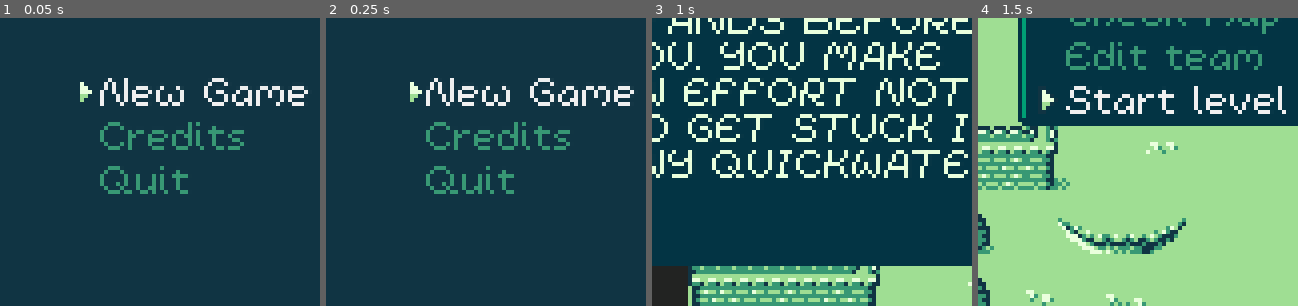
Above: before the commit, frames 1-4 (left to right).
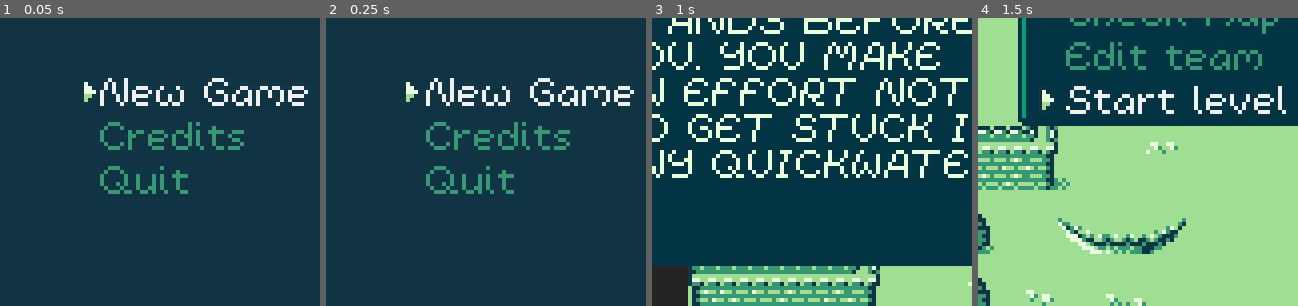
Above: after the commit, the same moments.

Repository: kevinlights/titan_tactics
Game: Godot game, scene res://scenes/landing.tscn
Two runs of this game, one before a commit and one after it. Both use one fixed random seed, a clock stepped at 60 frames per second and the inputs below.
Inputs (mouse positions are % of the whole screen's width and height, from its top left):
- Up to frame 1 (0.05 s): no input
- Up to frame 2 (0.25 s): no input
- Up to frame 3 (1 s): click "New Game" at 0.5 s
- Up to frame 4 (1.5 s): tap Enter (ui_accept) at 1.25, 1.35 s; move the mouse to (72, 45) at 1.27 s; hold Right (ui_right) from 1.28 s (still down)
The pictures show only the part of the screen within x 19-69%, y 50-100%; the shares and areas given below are measured in that part.

The runs differ from the first frame. In frame 1, 0.2% of the frame differs, in the area x 25-30%, y 22-30%; in frame 2, 0.2%; in frame 3, nothing differs; in frame 4, nothing differs.

Commit message:
spawner fix

Diff:
--- a/scenes/gui.tscn
+++ b/scenes/gui.tscn
@@ -29,6 +29,7 @@
 [ext_resource path="res://scenes/levelnotclear.gd" type="Script" id=27]
 [ext_resource path="res://mockups/defeatmockup.png" type="Texture" id=28]
 [ext_resource path="res://scripts/dialogue_body.gd" type="Script" id=29]
+[ext_resource path="res://scripts/gui/dialogue.gd" type="Script" id=30]
 [ext_resource path="res://sfx/UI/select.wav" type="AudioStream" id=31]
 [ext_resource path="res://sfx/UI/char_select1.wav" type="AudioStream" id=32]
 [ext_resource path="res://sfx/UI/char_select2.wav" type="AudioStream" id=33]
@@ -840,6 +841,7 @@
 [node name="arrow" type="AnimatedSprite" parent="weaponswap"]
 position = Vector2( 32, 32 )
 frames = SubResource( 15 )
+frame = 1
 playing = true
 
 [node name="characterselect" type="Control" parent="."]
@@ -945,7 +947,6 @@
 position = Vector2( 11, 55 )
 frames = SubResource( 22 )
 animation = "fighter"
-frame = 1
 playing = true
 
 [node name="win" type="Control" parent="."]
@@ -1174,6 +1175,7 @@
 margin_right = 40.0
 margin_bottom = 40.0
 theme = ExtResource( 22 )
+script = ExtResource( 30 )
 __meta__ = {
 "_edit_use_anchors_": false
 }
@@ -1223,6 +1225,7 @@
 [node name="focus" type="AnimatedSprite" parent="dialogue/background/options/trigger_1"]
 visible = false
 frames = SubResource( 25 )
+frame = 1
 playing = true
 centered = false
 offset = Vector2( -2, 2 )
@@ -1241,6 +1244,7 @@
 [node name="focus" type="AnimatedSprite" parent="dialogue/background/options/trigger_2"]
 visible = false
 frames = SubResource( 25 )
+frame = 1
 playing = true
 centered = false
 offset = Vector2( -2, 2 )
--- a/scenes/healthbar.tscn
+++ b/scenes/healthbar.tscn
@@ -8,11 +8,9 @@
 script = ExtResource( 1 )
 
 [node name="frame" type="ColorRect" parent="."]
-margin_left = 1.0
-margin_top = 1.0
-margin_right = 15.0
-margin_bottom = 3.0
-color = Color( 0, 0, 0, 1 )
+margin_right = 16.0
+margin_bottom = 4.0
+color = Color( 0.0627451, 0.203922, 0.262745, 1 )
 __meta__ = {
 "_edit_use_anchors_": false
 }
@@ -22,7 +20,7 @@
 margin_top = 1.0
 margin_right = 15.0
 margin_bottom = 3.0
-color = Color( 1, 0, 0.301961, 1 )
+color = Color( 0.917647, 1, 0.866667, 1 )
 __meta__ = {
 "_edit_use_anchors_": false
 }
--- a/scenes/landing.tscn
+++ b/scenes/landing.tscn
@@ -100,7 +100,6 @@
 [node name="focus" type="AnimatedSprite" parent="menu/margin/vbox/continue"]
 visible = false
 frames = SubResource( 4 )
-frame = 1
 playing = true
 centered = false
 offset = Vector2( -1, 2 )
@@ -120,6 +119,7 @@
 [node name="focus" type="AnimatedSprite" parent="menu/margin/vbox/new_game"]
 visible = false
 frames = SubResource( 4 )
+frame = 1
 playing = true
 centered = false
 offset = Vector2( -1, 2 )
@@ -140,7 +140,6 @@
 [node name="focus" type="AnimatedSprite" parent="menu/margin/vbox/credits"]
 visible = false
 frames = SubResource( 4 )
-frame = 1
 playing = true
 centered = false
 offset = Vector2( -1, 2 )
@@ -159,7 +158,6 @@
 [node name="focus" type="AnimatedSprite" parent="menu/margin/vbox/quit"]
 visible = false
 frames = SubResource( 4 )
-frame = 1
 playing = true
 centered = false
 offset = Vector2( -1, 2 )
--- a/scenes/levels/level_1.tscn
+++ b/scenes/levels/level_1.tscn
@@ -24,19 +24,19 @@
 
 [sub_resource type="Resource" id=2]
 script = ExtResource( 6 )
-character_class = 2
-equipment_slot = 0
+character_class = 1
+equipment_slot = 1
 level = 1
-name = "minor staff"
+name = "minor bow"
 attack = 0
 attack_range = 0
-defense = 0
+defense = 1.0
 heal = 0
 
 [sub_resource type="Resource" id=3]
 script = ExtResource( 5 )
 character_class = 1
-name = ""
+name = "Pino"
 level = 1
 hp = 12
 max_hp = 12
@@ -68,6 +68,58 @@
 equipment_slot = 0
 level = 2
 
+[sub_resource type="Resource" id=7]
+script = ExtResource( 6 )
+character_class = 1
+equipment_slot = 0
+level = 1
+name = "minor bow"
+attack = 1.0
+attack_range = 1.0
+defense = 0
+heal = 0
+
+[sub_resource type="Resource" id=8]
+script = ExtResource( 6 )
+character_class = 1
+equipment_slot = 1
+level = 1
+name = "minor bow"
+attack = 0
+attack_range = 0
+defense = 1.0
+heal = 0
+
+[sub_resource type="Resource" id=9]
+script = ExtResource( 5 )
+character_class = 1
+name = "Petr"
+level = 1
+hp = 13.0
+max_hp = 13.0
+atk = 4
+def = 1
+atk_range = 5
+mov_range = 6
+item_atk = SubResource( 7 )
+item_def = SubResource( 8 )
+
+[sub_resource type="Resource" id=10]
+script = ExtResource( 10 )
+trigger = 0
+trigger_text = ""
+text = ""
+branches = [  ]
+result = 0
+
+[sub_resource type="Resource" id=11]
+script = ExtResource( 10 )
+trigger = 0
+trigger_text = ""
+text = ""
+branches = [  ]
+result = 0
+
 [node name="level" type="Node2D"]
 __meta__ = {
 "_editor_description_": "A LUSH FOREST
@@ -93,19 +145,19 @@
 dialogue = SubResource( 4 )
 recruit_dialogue = SubResource( 5 )
 
-[node name="CharacterSpawner2" type="Sprite" parent="map"]
-position = Vector2( 136, 184 )
-texture = ExtResource( 4 )
-script = ExtResource( 3 )
-stats = SubResource( 3 )
-dialogue = SubResource( 4 )
-recruit_dialogue = SubResource( 5 )
-
 [node name="ChestSpawner" type="Sprite" parent="map"]
 position = Vector2( 184, 184 )
 texture = ExtResource( 7 )
 script = ExtResource( 9 )
 item_spawner = SubResource( 6 )
+
+[node name="CharacterSpawner2" type="Sprite" parent="map"]
+position = Vector2( 134.791, 181.753 )
+texture = ExtResource( 4 )
+script = ExtResource( 3 )
+stats = SubResource( 9 )
+dialogue = SubResource( 10 )
+recruit_dialogue = SubResource( 11 )
 
 [node name="navigation" type="Navigation2D" parent="."]
 position = Vector2( 65.502, 42.1491 )
--- a/scenes/levels/level_meta_tileset.tres
+++ b/scenes/levels/level_meta_tileset.tres
@@ -35,10 +35,6 @@
 0/tile_mode = 0
 0/occluder_offset = Vector2( 0, 0 )
 0/navigation_offset = Vector2( 0, 0 )
-0/shape_offset = Vector2( 0, 0 )
-0/shape_transform = Transform2D( 1, 0, 0, 1, 0, 0 )
-0/shape_one_way = false
-0/shape_one_way_margin = 0.0
 0/shapes = [  ]
 0/z_index = 0
 1/name = "cover"
@@ -49,10 +45,6 @@
 1/tile_mode = 0
 1/occluder_offset = Vector2( 0, 0 )
 1/navigation_offset = Vector2( 0, 0 )
-1/shape_offset = Vector2( 0, 0 )
-1/shape_transform = Transform2D( 1, 0, 0, 1, 0, 0 )
-1/shape_one_way = false
-1/shape_one_way_margin = 0.0
 1/shapes = [  ]
 1/z_index = 0
 2/name = "player spawn"
@@ -64,10 +56,6 @@
 2/occluder_offset = Vector2( 0, 0 )
 2/navigation_offset = Vector2( 0, 0 )
 2/navigation = SubResource( 1 )
-2/shape_offset = Vector2( 0, 0 )
-2/shape_transform = Transform2D( 1, 0, 0, 1, 0, 0 )
-2/shape_one_way = false
-2/shape_one_way_margin = 0.0
 2/shapes = [  ]
 2/z_index = 0
 3/name = "enemy spawn"
@@ -79,10 +67,6 @@
 3/occluder_offset = Vector2( 0, 0 )
 3/navigation_offset = Vector2( 0, 0 )
 3/navigation = SubResource( 2 )
-3/shape_offset = Vector2( 0, 0 )
-3/shape_transform = Transform2D( 1, 0, 0, 1, 0, 0 )
-3/shape_one_way = false
-3/shape_one_way_margin = 0.0
 3/shapes = [  ]
 3/z_index = 0
 4/name = "enemy spawn"
@@ -94,10 +78,6 @@
 4/occluder_offset = Vector2( 0, 0 )
 4/navigation_offset = Vector2( 0, 0 )
 4/navigation = SubResource( 3 )
-4/shape_offset = Vector2( 0, 0 )
-4/shape_transform = Transform2D( 1, 0, 0, 1, 0, 0 )
-4/shape_one_way = false
-4/shape_one_way_margin = 0.0
 4/shapes = [  ]
 4/z_index = 0
 5/name = "enemy spawn"
@@ -109,10 +89,6 @@
 5/occluder_offset = Vector2( 0, 0 )
 5/navigation_offset = Vector2( 0, 0 )
 5/navigation = SubResource( 4 )
-5/shape_offset = Vector2( 0, 0 )
-5/shape_transform = Transform2D( 1, 0, 0, 1, 0, 0 )
-5/shape_one_way = false
-5/shape_one_way_margin = 0.0
 5/shapes = [  ]
 5/z_index = 0
 6/name = "destructible"
@@ -123,10 +99,6 @@
 6/tile_mode = 0
 6/occluder_offset = Vector2( 0, 0 )
 6/navigation_offset = Vector2( 0, 0 )
-6/shape_offset = Vector2( 0, 0 )
-6/shape_transform = Transform2D( 1, 0, 0, 1, 0, 0 )
-6/shape_one_way = false
-6/shape_one_way_margin = 0.0
 6/shapes = [  ]
 6/z_index = 0
 7/name = "passable"
@@ -138,10 +110,6 @@
 7/occluder_offset = Vector2( 0, 0 )
 7/navigation_offset = Vector2( 0, 0 )
 7/navigation = SubResource( 5 )
-7/shape_offset = Vector2( 0, 0 )
-7/shape_transform = Transform2D( 1, 0, 0, 1, 0, 0 )
-7/shape_one_way = false
-7/shape_one_way_margin = 0.0
 7/shapes = [  ]
 7/z_index = 0
 8/name = "chest"
@@ -153,9 +121,5 @@
 8/occluder_offset = Vector2( 0, 0 )
 8/navigation_offset = Vector2( 0, 0 )
 8/navigation = SubResource( 6 )
-8/shape_offset = Vector2( 0, 0 )
-8/shape_transform = Transform2D( 1, 0, 0, 1, 0, 0 )
-8/shape_one_way = false
-8/shape_one_way_margin = 0.0
 8/shapes = [  ]
 8/z_index = 0
--- a/scenes/world.tscn
+++ b/scenes/world.tscn
@@ -22,19 +22,19 @@
 
 [sub_resource type="AtlasTexture" id=3]
 atlas = ExtResource( 3 )
-region = Rect2( 40, 0, 20, 20 )
+region = Rect2( 80, 0, 20, 20 )
 
 [sub_resource type="AtlasTexture" id=4]
 atlas = ExtResource( 3 )
-region = Rect2( 40, 20, 20, 20 )
+region = Rect2( 80, 20, 20, 20 )
 
 [sub_resource type="AtlasTexture" id=5]
 atlas = ExtResource( 3 )
-region = Rect2( 80, 0, 20, 20 )
+region = Rect2( 40, 0, 20, 20 )
 
 [sub_resource type="AtlasTexture" id=6]
 atlas = ExtResource( 3 )
-region = Rect2( 80, 20, 20, 20 )
+region = Rect2( 40, 20, 20, 20 )
 
 [sub_resource type="AtlasTexture" id=7]
 atlas = ExtResource( 3 )
@@ -61,12 +61,12 @@
 }, {
 "frames": [ SubResource( 3 ), SubResource( 4 ) ],
 "loop": true,
-"name": "attack",
+"name": "heal",
 "speed": 5.0
 }, {
 "frames": [ SubResource( 5 ), SubResource( 6 ) ],
 "loop": true,
-"name": "heal",
+"name": "attack",
 "speed": 5.0
 }, {
 "frames": [ SubResource( 7 ), SubResource( 8 ) ],
@@ -88,7 +88,7 @@
 [node name="path_preview" type="Node2D" parent="."]
 position = Vector2( 8, 8 )
 script = ExtResource( 11 )
-good_color = Color( 0.623529, 0.870588, 0.576471, 1 )
+good_color = Color( 0.917647, 1, 0.866667, 1 )
 bad_color = Color( 0.0627451, 0.203922, 0.262745, 1 )
 
 [node name="path" type="Line2D" parent="path_preview"]
--- a/scripts/character_controller.gd
+++ b/scripts/character_controller.gd
@@ -24,6 +24,7 @@
 
 var dialogue
 var recruit_dialogue
+var dialogue_used = false
 
 var movement = {
 	"start_position": Vector2(0, 0),
@@ -60,7 +61,8 @@
 	if character.hp <= 0:
 		die()
 	else:
-		if dialogue and dialogue.trigger == Dialogue.TRIGGER.ATTACK:
+		if dialogue and dialogue.trigger == Dialogue.TRIGGER.ATTACK and not dialogue_used:
+			dialogue_used = true
 			print(dialogue.text)
 			emit_signal("dialogue", dialogue)
 #			gui.dialogue(dialogue)
@@ -160,7 +162,7 @@
 	emit_signal("idle")
 
 func move(target_path:PoolVector2Array):
-	if movement.moving:
+	if movement.moving or target_path.size() == 0:
 		return
 	path = target_path
 	movement.start_time = OS.get_ticks_msec()
@@ -265,8 +267,8 @@
 	healthbar.position.x = 0
 	healthbar.position.y = -5
 	healthbar.set_value(character.hp, character.max_hp)
-	if control == Game.CONTROL.PLAYER:
-		healthbar.get_node("level").color = Color(0.023529, 0.352941, 0.709804)
+#	if control == Game.CONTROL.PLAYER:
+#		healthbar.get_node("level").color = Color(0.023529, 0.352941, 0.709804)
 	healthbar.hide()
 	add_child(healthbar)
 
--- a/scripts/dialogue_body.gd
+++ b/scripts/dialogue_body.gd
@@ -1,10 +1,20 @@
 extends Label
 
-func _ready():
-	var dialogue_height = 6 + 10 * get_visible_line_count()
-	get_parent().rect_size.y = dialogue_height
-	get_parent().rect_position.y = 144 - dialogue_height
-
-func set_text(body):
-	text = body
-	call_deferred("_ready")
+#var content
+#
+#func _ready():
+#	var dialogue_height = 6 + 10 * get_visible_line_count()
+#	get_parent().rect_size.y = dialogue_height
+#	get_parent().rect_position.y = 144 - dialogue_height
+#
+#func set_text(body):
+#	text = body.text
+#	content = body
+#	call_deferred("_ready")
+#
+#func _input(event):
+#	if not get_parent().get_parent().visible:
+#		return
+#	if event.is_action("ui_accept") && !event.is_echo() && event.is_pressed():
+#		content.complete()
+##		gui.team_confirm()
--- a/scripts/gui.gd
+++ b/scripts/gui.gd
@@ -60,7 +60,7 @@
 	$sfx/denied.play()
 
 func stats(friendly, enemy):
-	if $healthpage.visible:
+	if $healthpage.visible or modal:
 		return
 	$stats.set_entities(friendly, enemy)
 	$stats.show()
@@ -71,10 +71,11 @@
 	$weaponswap.show()
 
 func health(friendly, enemy):
-	print(enemy.character.hp)
-	print(enemy.character.max_hp)
-	$healthpage.set_entities(friendly.character, enemy.character)
-	$healthpage.show()
+	if !modal:
+		print(enemy.character.hp)
+		print(enemy.character.max_hp)
+		$healthpage.set_entities(friendly.character, enemy.character)
+		$healthpage.show()
 
 func team_confirm():
 	active = true
@@ -112,7 +113,8 @@
 			dialog.hide()
 
 func dialogue(content):
+	back()
+	modal = true
 	active = true
-
-	$dialogue/background/body.set_text(content.text)
+	$dialogue.set_text(content)
 	$dialogue.show()
--- /dev/null
+++ b/scripts/gui/dialogue.gd
@@ -0,0 +1,19 @@
+extends Control
+
+var content
+
+func _ready():
+	var dialogue_height = 6 + 10 * $background/body.get_visible_line_count()
+	$background.rect_size.y = dialogue_height
+	$background.rect_position.y = 144 - dialogue_height
+
+func set_text(body):
+	$background/body.text = body.text
+	content = body
+	call_deferred("_ready")
+
+func _input(event):
+	if not visible:
+		return
+	if event.is_action("ui_accept") && !event.is_echo() && event.is_pressed():
+		content.complete()
--- a/scripts/world.gd
+++ b/scripts/world.gd
@@ -251,7 +251,13 @@
 	gui.team_select(Game.team)
 	$select.tile = player_spawns[0]
 
+func _on_dialogue_complete(content):
+	gui.back()
+	$select.enable()
+
 func _on_dialogue(content):
+	$select.disable()
+	content.connect("completed", self, "_on_dialogue_complete")
 	gui.dialogue(content)
 
 func _on_team_select_done():
Not shown, added: gfx/Maps/lv0.png.import
Not shown, added: gfx/campfire.png.import
Not shown, added: gfx/oldman.png.import
Not shown: 1 places in scenes/gui.tscn that only renumber resources
Not shown: 1 places in scenes/levels/level_1.tscn that only renumber resources
